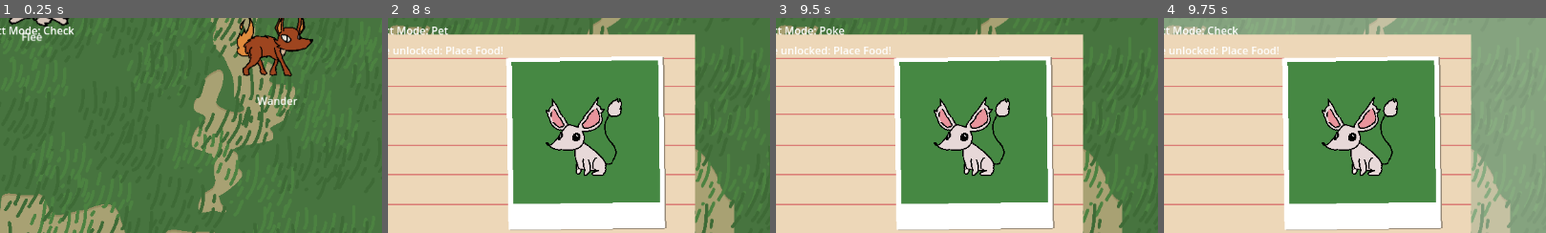
Above: before the commit, frames 1-4 (left to right).
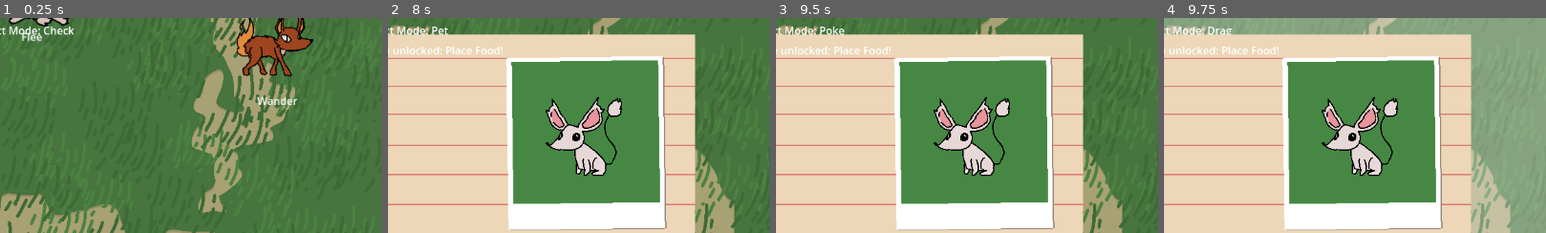
Above: after the commit, the same moments.

Repository: Nathan-Alex-Bremer/game-prototyping-project-3
Game: Godot game, scene res://Scenes/BaseScene.tscn
The game is run twice, just before and just after one commit, with the same random seed, the same clock (stepped at 60 frames per second) and the same inputs.
Inputs (mouse positions are % of the whole screen's width and height, from its top left):
- Up to frame 1 (0.25 s): no input
- Up to frame 2 (8 s): drag from (87, 10) to (13, 82) at 0.52 s; drag from (52, 3) to (13, 82) at 1.27 s; move the mouse to (60, 28) at 2.02 s; hold D (move_right) 2.03-2.75 s; tap Q (change_action_mode) at 2.1, 3.8, 5.3, 6.8 s; click (60, 28) at 2.17 s; drag from (45, 70) to (26, 10) at 2.77 s; move the mouse to (80, 65) at 3.52 s; hold A (move_left) 3.53-4.25 s; click (80, 65) at 3.6 s; drag from (20, 35) to (48, 7) at 4.27 s; move the mouse to (55, 50) at 5.02 s; hold S (move_down) 5.03-5.75 s; tap Space (capture_screen) at 5.1 s; click (55, 50) at 5.17 s; drag from (32, 95) to (30, 55) at 5.77 s; tap Enter at 6.5 s; move the mouse to (72, 45) at 6.52 s; hold W (move_up) 6.53-7.25 s; tap E (open_journal) at 6.6 s; click (72, 45) at 6.67 s; drag from (30, 55) to (45, 70) at 7.27 s
- Up to frame 3 (9.5 s): move the mouse to (60, 28) at 8.02 s; hold S (move_down) 8.03-8.75 s; tap Q (change_action_mode) at 8.1 s; click (60, 28) at 8.17 s; drag from (45, 70) to (13, 43) at 8.77 s
- Up to frame 4 (9.75 s): tap Space (capture_screen) at 9.5 s; move the mouse to (80, 65) at 9.52 s; hold W (move_up) from 9.53 s (still down); tap Q (change_action_mode) at 9.6 s; click (80, 65) at 9.67 s
The pictures show only the part of the screen within x 50-100%, y 0-50%; the shares and areas given below are measured in that part.

Frames 1-3 are identical in both runs. In frame 4, 0.2% of the frame differs, in the area x 11-20%, y 4-8%.

Commit message:
Added dragging functionality for creatures.

Diff:
--- a/game-prototyping-project-3/Scenes/Creature.tscn
+++ b/game-prototyping-project-3/Scenes/Creature.tscn
@@ -20,6 +20,9 @@
 
 [sub_resource type="RectangleShape2D" id="RectangleShape2D_s16ri"]
 size = Vector2(64, 64)
+
+[sub_resource type="CircleShape2D" id="CircleShape2D_onri8"]
+radius = 56.0357
 
 [sub_resource type="CircleShape2D" id="CircleShape2D_xbil5"]
 radius = 342.0
@@ -43,6 +46,12 @@
 [node name="CollisionShape2D" type="CollisionShape2D" parent="."]
 position = Vector2(0, 15)
 shape = SubResource("RectangleShape2D_s16ri")
+
+[node name="SelectRadius" type="Area2D" parent="."]
+unique_name_in_owner = true
+
+[node name="CollisionShape2D" type="CollisionShape2D" parent="SelectRadius"]
+shape = SubResource("CircleShape2D_onri8")
 
 [node name="DetectRadius" type="Area2D" parent="."]
 unique_name_in_owner = true
--- a/game-prototyping-project-3/Scripts/creature.gd
+++ b/game-prototyping-project-3/Scripts/creature.gd
@@ -29,6 +29,9 @@
 var state_machine: StateMachine
 
 var time_passed: float = 0
+
+# Dragging
+var is_dragging: bool = false
 
 # This should not be necessary!
 @export var blackboard: Blackboard
@@ -97,6 +100,8 @@
 
 func _physics_process(delta: float) -> void:
 	# move_and_slide()
+	if is_dragging:
+		position = get_global_mouse_position()
 
 	var collision_info = move_and_collide(velocity * delta)
 	if collision_info:
@@ -199,7 +204,9 @@
 func on_state_changed(new_state: MonsterState) -> void:
 	# Update label to display "simple name" of new state
 	$StateLabel.text = new_state.simple_name
-	if GameState.get_state_found(type, new_state.simple_name):
+	if not GameState.get_state_in_journal(type, new_state.simple_name):
+		$StateLabel.modulate = Color(0.8, 0.8, 0.8, 1.0)
+	elif GameState.get_state_found(type, new_state.simple_name):
 		$StateLabel.modulate = Color(1.0, 0.8, 0.1, 1.0)
 	else:
 		$StateLabel.modulate = Color(1.0, 1.0, 1.0, 1.0)
@@ -236,31 +243,45 @@
 # Input
 # Ew ew ew
 func _on_input_event(viewport: Node, event: InputEvent, shape_idx: int) -> void:
-	if event is InputEventMouseButton and event.pressed:
+	if event is InputEventMouseButton and event.button_index == MOUSE_BUTTON_LEFT:
 		print("Pressed")
 
-		if GameState.mode == GameState.INTERACT_MODES.CHECK:
-			print("Mode is check")
-			GameState.selected_creature = self
-			SelectedForCheck.emit()
-
-		if GameState.mode == GameState.INTERACT_MODES.PET:
-			print("Mode is pet")
-			# Prevent petting before three states are found
-			if GameState.num_found_states < 1:
-				print("Not enough points!")
-				return
-
-			blackboard.is_pet = true
-
-		if GameState.mode == GameState.INTERACT_MODES.POKE:
-			print("Mode is poke")
-			# Prevent petting before three states are found
-			if GameState.num_found_states < 1:
-				print("Not enough points!")
-				return
-
-			blackboard.is_poked = true
+		# Hacky failsafe to ensure switching
+		# TODO: Find a better way to do this so a ceature stops being dragged if the player isn't in drag mode!
+		if GameState.mode != GameState.INTERACT_MODES.DRAG:
+			is_dragging = false
+
+		match GameState.mode:
+
+			GameState.INTERACT_MODES.CHECK:
+				if event.pressed:
+					print("Mode is check")
+					GameState.selected_creature = self
+					SelectedForCheck.emit()
+
+			GameState.INTERACT_MODES.PET:
+				if event.pressed:
+					print("Mode is pet")
+					# Prevent petting before three states are found
+					if GameState.num_found_states < 1:
+						print("Not enough points!")
+						return
+
+					blackboard.is_pet = true
+
+			GameState.INTERACT_MODES.POKE:
+				if event.pressed:
+					print("Mode is poke")
+					# Prevent petting before three states are found
+					if GameState.num_found_states < 1:
+						print("Not enough points!")
+						return
+
+					blackboard.is_poked = true
+
+			GameState.INTERACT_MODES.DRAG:
+				print("Mode is drag")
+				is_dragging = event.is_pressed()
 
 
 func _on_detect_radius_area_entered(area: Area2D) -> void:
--- a/game-prototyping-project-3/Scripts/game_state.gd
+++ b/game-prototyping-project-3/Scripts/game_state.gd
@@ -34,7 +34,8 @@
 	CHECK,
 	PLACE_FOOD,
 	PET,
-	POKE
+	POKE,
+	DRAG
 }
 var mode = INTERACT_MODES.CHECK
 
@@ -89,5 +90,8 @@
 	found_states["PlantCreature"]["Poison"] = 0
 	found_states["PlantCreature"]["Flee"] = 0
 
+func get_state_in_journal(creature_name: StringName, state_name: StringName) -> bool:
+	return (found_states[creature_name].has(state_name))
+
 func get_state_found(creature_name: StringName, state_name: StringName) -> bool:
 	return (found_states[creature_name][state_name] > 0)
--- a/game-prototyping-project-3/Scripts/player_observer.gd
+++ b/game-prototyping-project-3/Scripts/player_observer.gd
@@ -54,6 +54,13 @@
 					GameState.mode = GameState.INTERACT_MODES.CHECK
 					print("New action mode: Check")
 			GameState.INTERACT_MODES.POKE:
+				if GameState.num_found_states > 1:
+					GameState.mode = GameState.INTERACT_MODES.DRAG
+					print("New action mode: Drag")
+				else:
+					GameState.mode = GameState.INTERACT_MODES.CHECK
+					print("New action mode: Check")
+			GameState.INTERACT_MODES.DRAG:
 				GameState.mode = GameState.INTERACT_MODES.CHECK
 				print("New action mode: Check")
 
@@ -150,6 +157,8 @@
 			$InteractModeLabel.text = interact_mode_text + "Pet"
 		GameState.INTERACT_MODES.POKE:
 			$InteractModeLabel.text = interact_mode_text + "Poke"
+		GameState.INTERACT_MODES.DRAG:
+			$InteractModeLabel.text = interact_mode_text + "Drag"
 
 func update_message(message: String) -> void:
 	$UpdateLabel.text = message
Not shown: 1 places in game-prototyping-project-3/Scenes/Creature.tscn that only renumber resources
